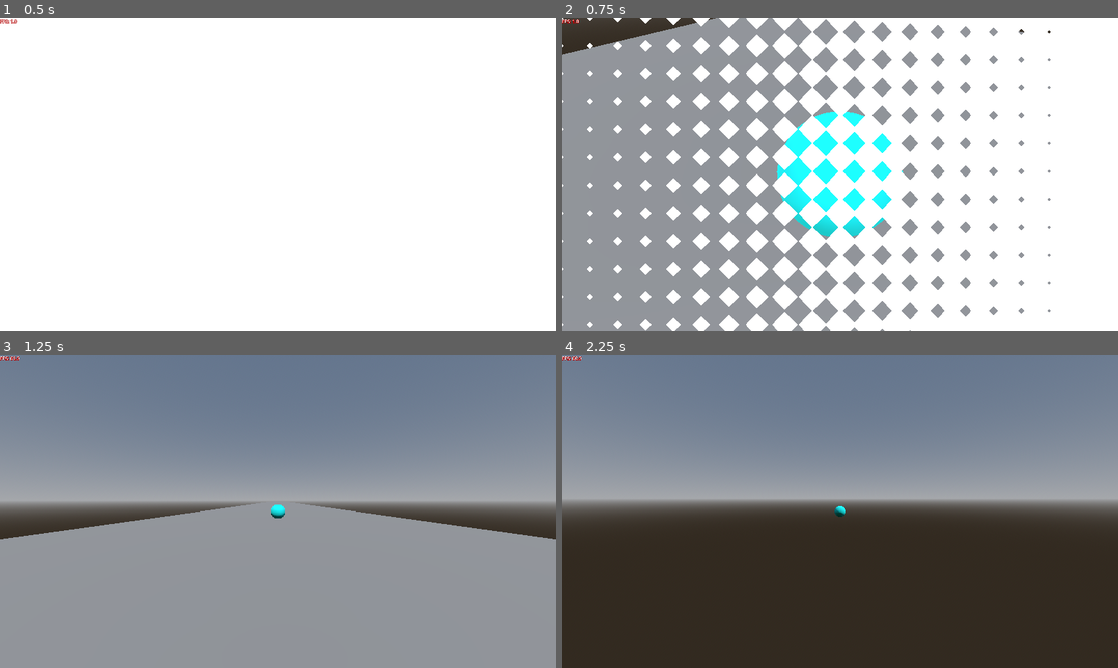
Above: before the commit, frames 1-4 (two rows, left to right).
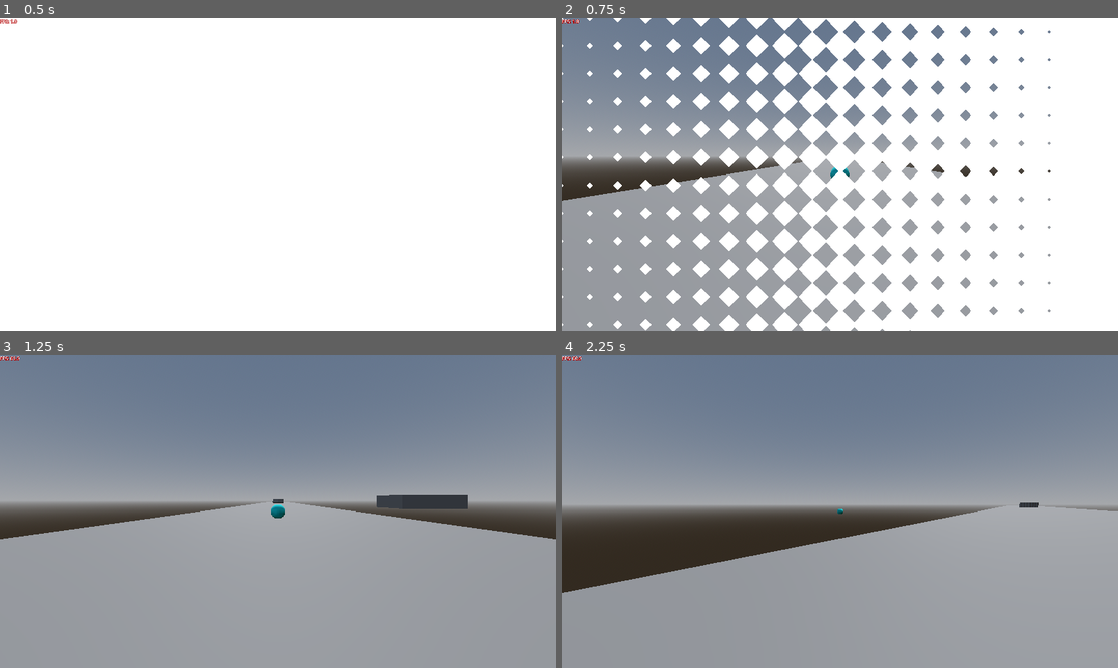
Above: after the commit, the same moments.

Repository: Cami-Cat/Dink-2026
Game: Godot game, scene res://Scenes/Core/GameCore/game_core.tscn
Two runs of this game, one before a commit and one after it. Both use one fixed random seed, a clock stepped at 60 frames per second and the inputs below.
Inputs (mouse positions are in pixels of both pictures, inside the frame that each line leads up to):
- Up to frame 1 (0.5 s): no input
- Up to frame 2 (0.75 s): move the mouse to (962, 158) at 0.52 s; click (962, 158) at 0.6 s
- Up to frame 3 (1.25 s): no input
- Up to frame 4 (2.25 s): drag from (728, 527) to (812, 574) at 1.27 s; move the mouse to (895, 442) at 2.02 s; click (895, 442) at 2.1 s

Frame 1 is identical in both runs. In frame 2, 16% of the frame differs, in the area x 0-88%, y 0-70%; in frame 3, 0.8%; in frame 4, 44%, in the area x 0-100%, y 46-100%.

Commit message:
change zooming to be instant, set default orbit to PI

Diff:
--- a/Scripts/Viewports/Camera/main_camera.gd
+++ b/Scripts/Viewports/Camera/main_camera.gd
@@ -4,7 +4,7 @@
 @export var follow_distance : float = 15.0
 @export var max_follow_distance : float = 15.0
 @export var min_follow_distance : float = 5.0
-@export var scroll_distance_change : float = 2.0
+@export var scroll_distance_change : float = 0.5
 @export var follow_acceleration : float = 50.0
 @export var max_speed : float = 350.0
 @export var rotation_speed : float = 0.5
@@ -12,7 +12,7 @@
 var current_speed : float = 20.0
 var is_orbiting : bool = false
 
-var orbit_angle_y: float = 0.0
+var orbit_angle_y: float = PI
 var orbit_angle_x: float = -0.2
 
 func _ready() -> void:
@@ -51,14 +51,16 @@
 		return
 	if event is InputEventMouseButton:
 		if event.button_index == MOUSE_BUTTON_WHEEL_DOWN:
-			var tween = create_tween()
-			tween.tween_property(self, "follow_distance", clamp(follow_distance + scroll_distance_change, min_follow_distance, max_follow_distance), 0.1)
-			await tween.finished
-			tween.kill()
+			follow_distance = clampf(follow_distance + scroll_distance_change, min_follow_distance, max_follow_distance)
+			#var tween = create_tween()
+			#tween.tween_property(self, "follow_distance", clamp(follow_distance + scroll_distance_change, min_follow_distance, max_follow_distance), 0.1)
+			#await tween.finished
+			#tween.kill()
 			return
 		if event.button_index == MOUSE_BUTTON_WHEEL_UP:
-			var tween = create_tween()
-			tween.tween_property(self, "follow_distance", clamp(follow_distance - scroll_distance_change, min_follow_distance, max_follow_distance), 0.1)
-			await tween.finished
-			tween.kill()
+			follow_distance = clampf(follow_distance - scroll_distance_change, min_follow_distance, max_follow_distance)
+			#var tween = create_tween()
+			#tween.tween_property(self, "follow_distance", clamp(follow_distance - scroll_distance_change, min_follow_distance, max_follow_distance), 0.1)
+			#await tween.finished
+			#tween.kill()
 			return
